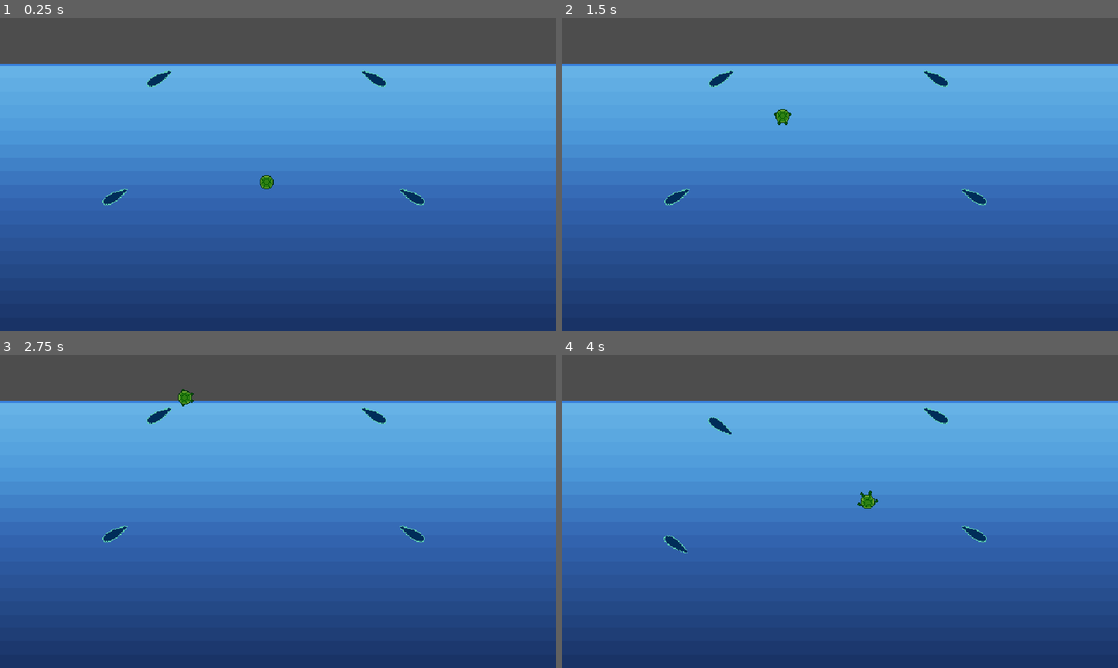
Above: before the commit, frames 1-4 (two rows, left to right).
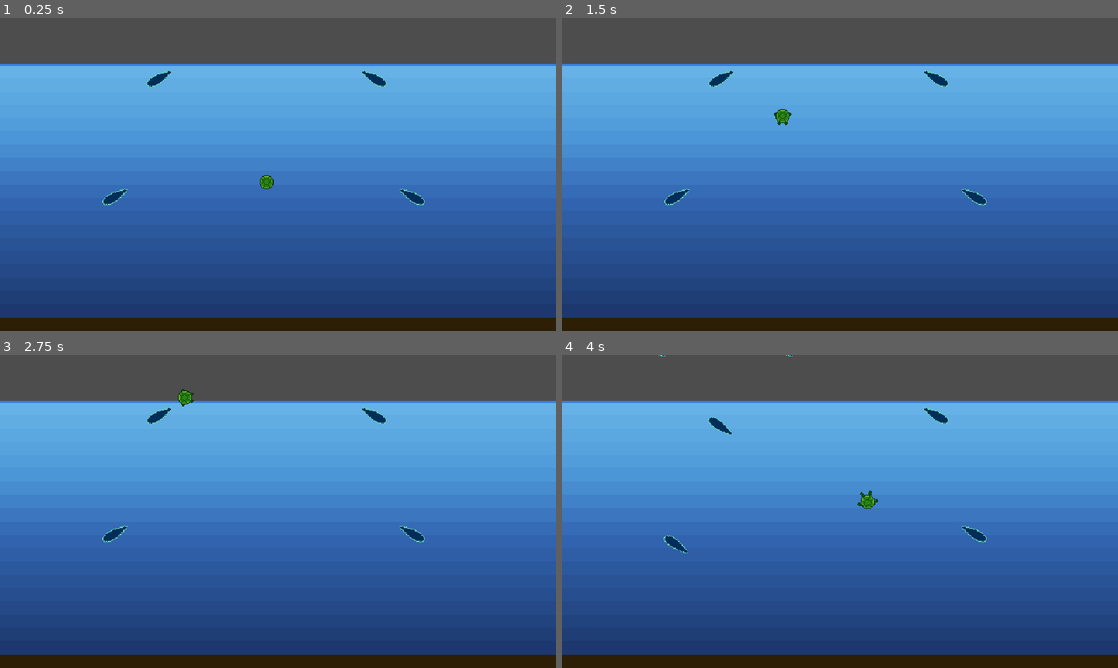
Above: after the commit, the same moments.

Repository: derftymutt/turtle-game
Game: Godot game, scene res://scenes/main.tscn
Two runs of this game, one before a commit and one after it. Both use one fixed random seed, a clock stepped at 60 frames per second and the inputs below.
Inputs:
- Up to frame 1 (0.25 s): no input
- Up to frame 2 (1.5 s): hold D (move_right) 0.53-1.28 s; hold S (move_down) from 1.28 s (still down)
- Up to frame 3 (2.75 s): release S (move_down) at 2.03 s; hold D (move_right) from 2.03 s (still down)
- Up to frame 4 (4 s): release D (move_right) at 2.78 s; hold W (move_up) 2.78-3.53 s; hold Z (flipper_left) from 3.53 s (still down)

The runs differ from the first frame. In frame 1, 4.2% of the frame differs, in the area x 0-100%, y 95-100%; in frame 2, 4.2%; in frame 3, 4.2%; in frame 4, 4.2%, in the area x 0-100%, y 0-100%.

Commit message:
camera zooms out

Diff:
--- a/scenes/main.tscn
+++ b/scenes/main.tscn
@@ -1,10 +1,14 @@
-[gd_scene load_steps=6 format=3 uid="uid://oi3nqoqhpdcw"]
+[gd_scene load_steps=8 format=3 uid="uid://oi3nqoqhpdcw"]
 
 [ext_resource type="PackedScene" uid="uid://qd5yfrw7588i" path="res://scenes/ocean.tscn" id="1_0wfyh"]
 [ext_resource type="PackedScene" uid="uid://btbnsn74vk1b" path="res://scenes/turtle_player.tscn" id="1_o5qli"]
 [ext_resource type="Script" uid="uid://d0b7cokox6gc0" path="res://scripts/main.gd" id="1_tbgi4"]
 [ext_resource type="PackedScene" uid="uid://r0k3freedece" path="res://scenes/flipper.tscn" id="3_sugp2"]
 [ext_resource type="PackedScene" uid="uid://doh85qcfn8x2w" path="res://scenes/collectible.tscn" id="4_jyhfs"]
+[ext_resource type="Script" uid="uid://c3i3p77jm22vp" path="res://scripts/camera_2d.gd" id="4_tefeu"]
+
+[sub_resource type="RectangleShape2D" id="RectangleShape2D_tefeu"]
+size = Vector2(640, 40)
 
 [node name="Main" type="Node2D"]
 script = ExtResource("1_tbgi4")
@@ -12,7 +16,11 @@
 
 [node name="Ocean" parent="." instance=ExtResource("1_0wfyh")]
 
-[node name="Camera2D" type="Camera2D" parent="."]
+[node name="Camera2D" type="Camera2D" parent="." node_paths=PackedStringArray("follow_target")]
+script = ExtResource("4_tefeu")
+follow_target = NodePath("../TurtlePlayer")
+sky_zoom_threshold = 60.0
+vertical_zoom_speed = 4.0
 
 [node name="TurtlePlayer" parent="." instance=ExtResource("1_o5qli")]
 position = Vector2(-13, 16)
@@ -22,6 +30,12 @@
 
 [node name="Flipper Left2" parent="." instance=ExtResource("3_sugp2")]
 position = Vector2(-198, 31)
+
+[node name="Flipper Left3" parent="." instance=ExtResource("3_sugp2")]
+position = Vector2(-224, -195)
+
+[node name="Flipper Left4" parent="." instance=ExtResource("3_sugp2")]
+position = Vector2(-77, -195)
 
 [node name="Flipper Right" parent="." instance=ExtResource("3_sugp2")]
 position = Vector2(121, -105)
@@ -36,3 +50,16 @@
 flip_input = "flipper_right"
 flip_sprite_h = true
 is_right_flipper = true
+
+[node name="OceanFloor" type="StaticBody2D" parent="."]
+
+[node name="CollisionShape2D" type="CollisionShape2D" parent="OceanFloor"]
+position = Vector2(0, 185)
+shape = SubResource("RectangleShape2D_tefeu")
+
+[node name="ColorRect" type="ColorRect" parent="OceanFloor"]
+offset_left = -320.0
+offset_top = 165.0
+offset_right = 320.0
+offset_bottom = 205.0
+color = Color(0.17755811, 0.12329503, 0.02367841, 1)
--- /dev/null
+++ b/scripts/camera_2d.gd
@@ -0,0 +1,66 @@
+extends Camera2D
+
+@export var follow_target: Node2D  # Turtle
+@export var ocean_surface_y: float = -126.0
+@export var ocean_floor_y: float = 180.0
+
+# Vertical (sky/ocean) settings
+@export var sky_zoom_threshold: float = 100.0  # Above surface
+@export var sky_zoom: Vector2 = Vector2(0.5, 0.5)  # Zoom out 2x
+@export var normal_zoom: Vector2 = Vector2(1.0, 1.0)
+@export var vertical_zoom_speed: float = 3.0
+
+# Horizontal (side-scrolling) settings
+@export var horizontal_follow_enabled: bool = false
+@export var horizontal_offset: float = 100.0  # Turtle stays this far from center
+@export var horizontal_smoothing: float = 5.0
+@export var horizontal_deadzone: float = 50.0  # Turtle can move this much before camera follows
+
+# Camera bounds (optional - set these to limit how far camera can go)
+@export var min_camera_x: float = -1000.0
+@export var max_camera_x: float = 5000.0
+
+var target_zoom: Vector2
+var target_position: Vector2
+
+func _ready():
+	zoom = normal_zoom
+	target_zoom = normal_zoom
+	target_position = position
+
+func _process(delta):
+	if not follow_target:
+		return
+
+	var turtle_pos = follow_target.global_position
+	var distance_above_surface = ocean_surface_y - turtle_pos.y
+
+	# === VERTICAL AXIS (Sky/Ocean) ===
+	if distance_above_surface > sky_zoom_threshold:
+		# TURTLE IN SKY - zoom out dramatically
+		target_zoom = sky_zoom
+		# Center vertically between turtle and ocean floor
+		target_position.y = (turtle_pos.y + ocean_floor_y) / 2.0
+	else:
+		# TURTLE IN OCEAN - normal zoom, locked Y
+		target_zoom = normal_zoom
+		target_position.y = 0.0  # Your default camera Y
+
+	# === HORIZONTAL AXIS (Side-scrolling) ===
+	if horizontal_follow_enabled:
+		var camera_to_turtle_x = turtle_pos.x - global_position.x
+
+		# Only follow if turtle moves outside deadzone
+		if abs(camera_to_turtle_x) > horizontal_deadzone:
+			# Follow with offset (turtle stays offset from center)
+			if camera_to_turtle_x > 0:
+				target_position.x = turtle_pos.x - horizontal_offset
+			else:
+				target_position.x = turtle_pos.x + horizontal_offset
+
+			# Clamp to bounds
+			target_position.x = clamp(target_position.x, min_camera_x, max_camera_x)
+
+	# === SMOOTH TRANSITIONS ===
+	zoom = zoom.lerp(target_zoom, vertical_zoom_speed * delta)
+	position = position.lerp(target_position, horizontal_smoothing * delta)
Not shown, added: scripts/camera_2d.gd.uid
